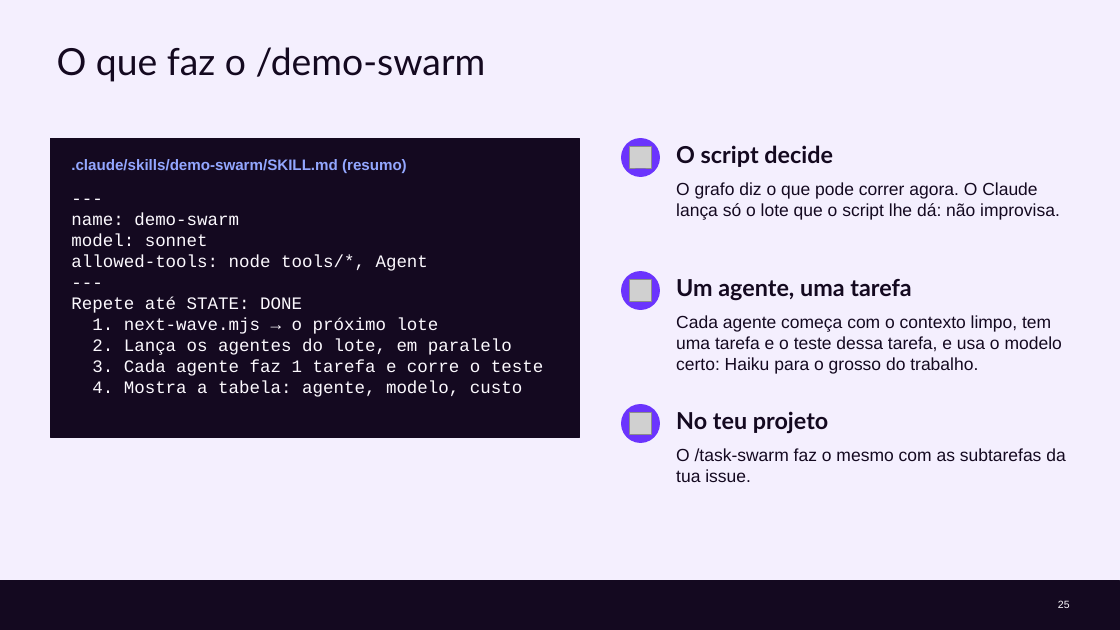
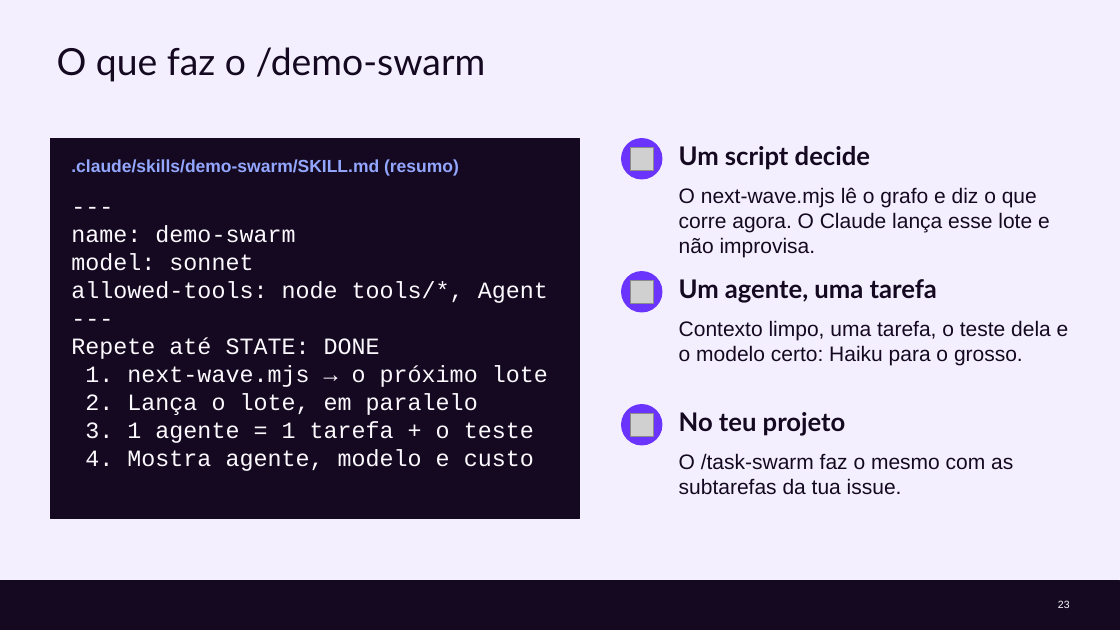
Before and after one commit to cx-guilherme-pinto/workshop-claude, a slide deck: slide 23 of slides/workshop.pptx (slide 25 before the commit). Drawn at 1120x630 pixels with LibreOffice and Linux fonts; fonts in the diff are those of the drawing; grey boxes stand for pictures; background and template pictures are left out. Boxes give left, top, right and bottom in pixels: in the first picture for what was removed or moved away, otherwise in the second. Text is boxed around its words. In the diff, an @@ line names an element or a change of style, - is before the commit and + after.

```diff
--- a/slides/workshop.pptx
+++ b/slides/workshop.pptx
@@ rectangle: place and size @@
-rectangle at (50, 139, 580, 438)
+rectangle at (50, 139, 580, 518)
@@ text at (679, 146, 870, 170): text changed; size 20 to 22 pt @@
-O script decide
+Um script decide
@@ text ".claude/skills/demo-swarm/SKILL.md (resumo)" at (71, 159, 459, 176): size 13 to 15 pt @@
@@ text at (679, 187, 1050, 258): text changed; size 15 to 18 pt @@
-O grafo diz o que pode correr agora. O Claude lança só o lote que o script lhe dá: não improvisa.
+O next-wave.mjs lê o grafo e diz o que corre agora. O Claude lança esse lote e não improvisa.
@@ text at (71, 225, 548, 387): size 15 to 20 pt in "---", "name: demo-swarm", "model: sonnet", "allowed-tools: node tools/*, Agent" and 3 more places @@
@@ text "Um agente, uma tarefa" at (679, 279, 937, 303): size 20 to 22 pt @@
@@ text at (679, 320, 1069, 365): text changed; size 15 to 18 pt @@
-Cada agente começa com o contexto limpo, tem uma tarefa e o teste dessa tarefa, e usa o modelo certo: Haiku para o grosso do trabalho.
+Contexto limpo, uma tarefa, o teste dela e o modelo certo: Haiku para o grosso.
@@ text at (85, 393, 534, 471): text changed; size 15 to 20 pt @@
-2. Lança os agentes do lote, em paralelo
-3. Cada agente faz 1 tarefa e corre o teste
-4. Mostra a tabela: agente, modelo, custo
+2. Lança o lote, em paralelo
+3. 1 agente = 1 tarefa + o teste
+4. Mostra agente, modelo e custo
@@ text "No teu projeto" at (679, 412, 846, 436): size 20 to 22 pt @@
@@ text "O /task-swarm faz o mesmo ..." at (679, 453, 1013, 495): size 15 to 18 pt @@
@@ page number at (1058, 600, 1070, 608): text changed @@
-25
+23
```
Also in this commit, not shown: 29 other slides changed, 4 slides added, 7 slides removed, 11 other files.
